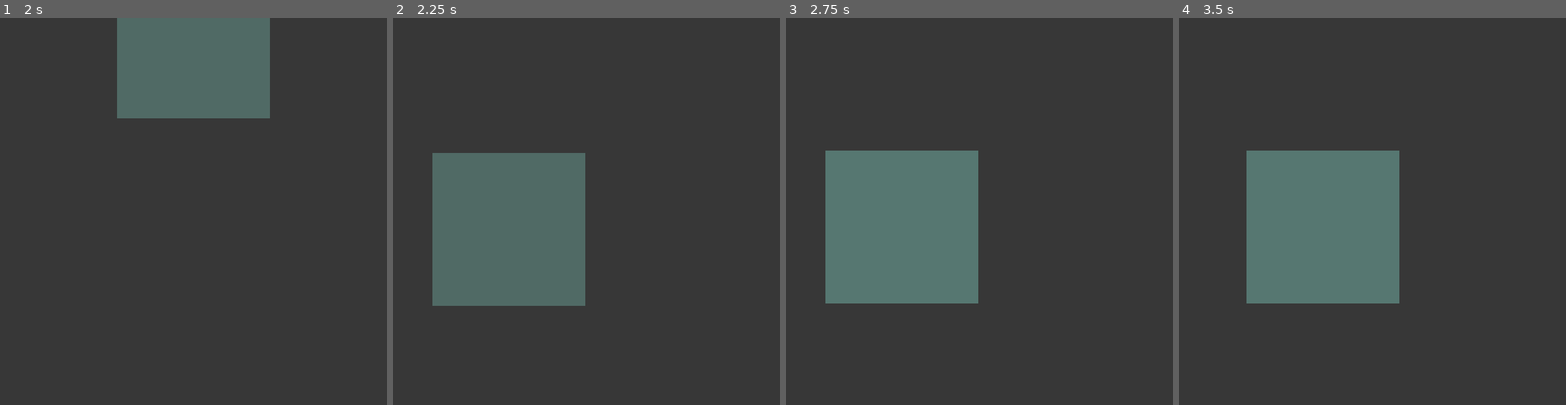
Above: before the commit, frames 1-4 (left to right).
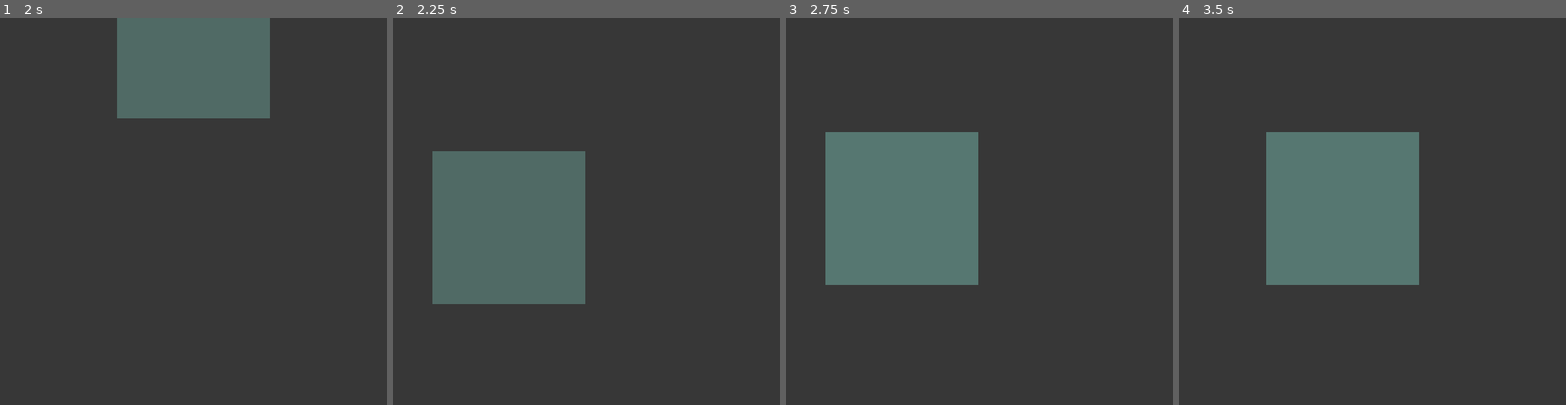
Above: after the commit, the same moments.

Repository: volatusveritas/Trinitas
Game: Godot game, scene res://scenarios/TableScreen/TableScreen.tscn
The game is run twice, just before and just after one commit, with the same random seed, the same clock (stepped at 60 frames per second) and the same inputs. This scene is started directly instead of the project's main scene.
Inputs (mouse positions are in pixels of both pictures, inside the frame that each line leads up to):
- Up to frame 1 (2 s): tap Enter at 0.5 s; move the mouse to (278, 192) at 0.52 s; tap Q (add_item) at 0.6 s; click (278, 192) at 0.67 s; click "Roach Killer" at 1.25 s
- Up to frame 2 (2.25 s): tap Space at 2 s; move the mouse to (509, 230) at 2.02 s; tap S (camera_down) at 2.1 s; click (509, 230) at 2.17 s
- Up to frame 3 (2.75 s): no input
- Up to frame 4 (3.5 s): tap Enter at 2.75 s; move the mouse to (1411, 126) at 2.77 s; tap A (camera_left) at 2.85 s; click (1411, 126) at 2.92 s

Frame 1 is identical in both runs. In frame 2, 0.4% of the frame differs, in the area x 10-50%, y 34-75%; in frame 3, 3.8%; in frame 4, 7.3%, in the area x 17-63%, y 29-74%.

Commit message:
feat: ajust the camera movement feel

Diff:
--- a/scenarios/TableScreen/Camera.gd
+++ b/scenarios/TableScreen/Camera.gd
@@ -1,6 +1,6 @@
 extends Camera2D
 
-const SPEED := 700
+const SPEED := 1200
 
 var movement_direction := Vector2.ZERO
 
--- a/scenarios/TableScreen/TableScreen.tscn
+++ b/scenarios/TableScreen/TableScreen.tscn
@@ -36,7 +36,7 @@
 
 [node name="Camera" type="Camera2D" parent="."]
 position_smoothing_enabled = true
-position_smoothing_speed = 20.0
+position_smoothing_speed = 8.0
 script = ExtResource("2_i4s73")
 
 [node name="FixedLayer" type="CanvasLayer" parent="."]
